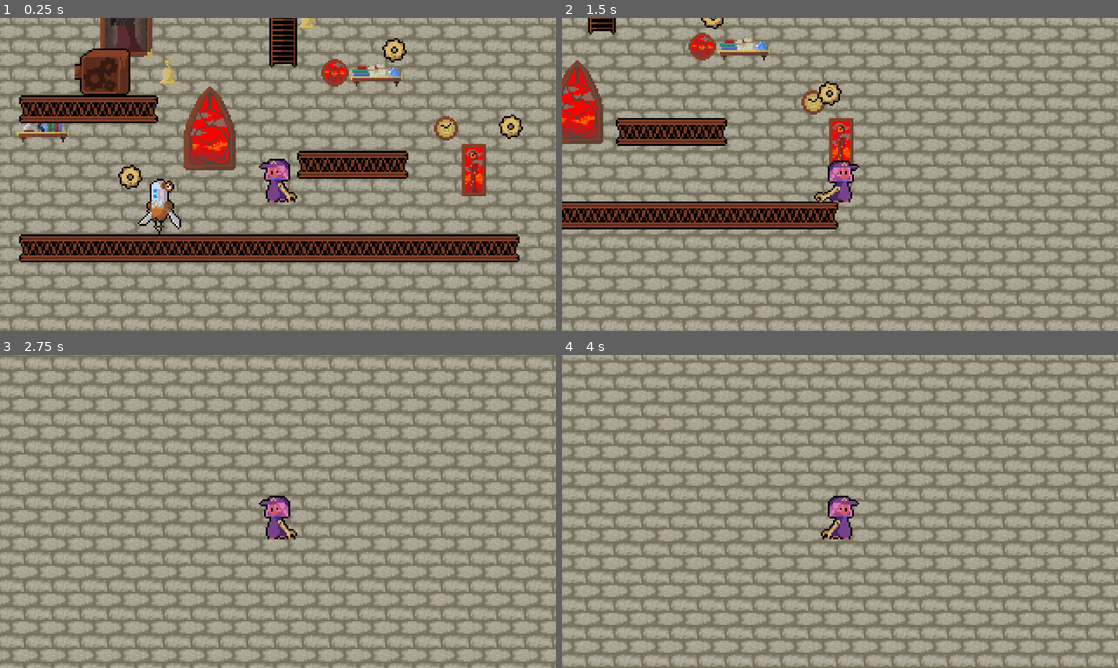
Above: before the commit, frames 1-4 (two rows, left to right).
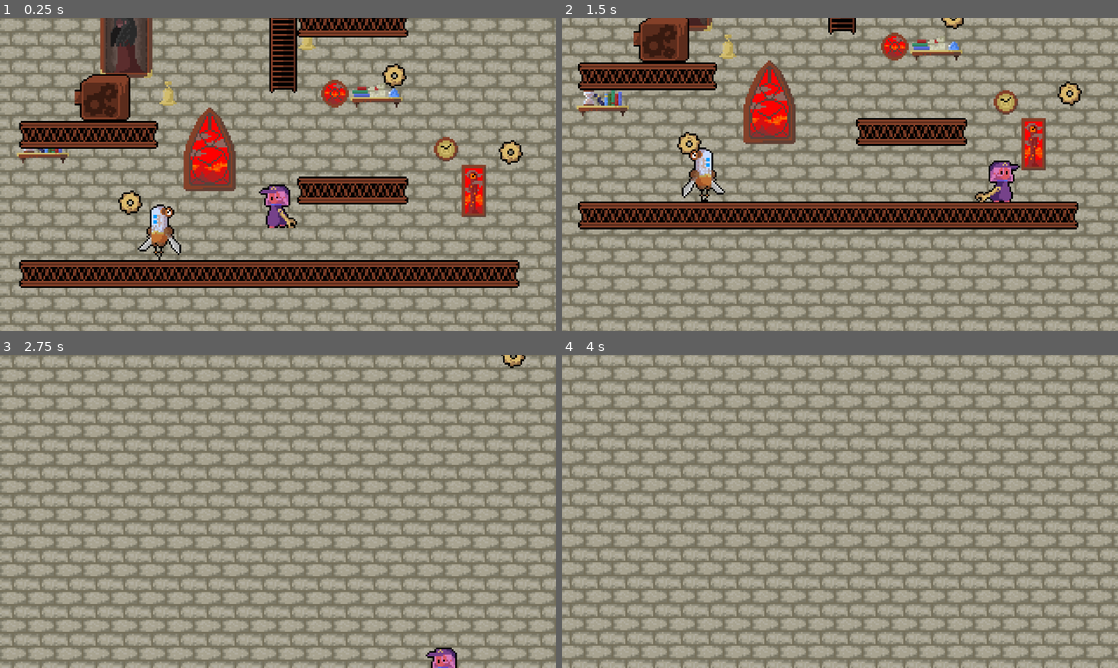
Above: after the commit, the same moments.

Repository: KingKiwiThe5th/Countdown
Game: Godot game, scene res://Scenes/main.tscn
Same seed, same stepped clock (60 frames per second), same inputs: the game is played once before the commit and once after it.
Inputs:
- Up to frame 1 (0.25 s): no input
- Up to frame 2 (1.5 s): hold W (climb) 0.53-1.28 s; hold D (right) from 0.53 s (still down); tap Space (jump) at 0.77 s; tap E (select) at 1.35 s
- Up to frame 3 (2.75 s): tap Space (jump) at 1.52 s; release D (right) at 2.03 s; hold A (left) from 2.03 s (still down); hold W (climb) from 2.03 s (still down)
- Up to frame 4 (4 s): release A (left) at 2.78 s; release W (climb) at 2.78 s; hold D (right) from 2.78 s (still down); tap E (select) at 2.85 s; tap Space (jump) at 3.02, 3.77 s; hold W (climb) from 3.53 s (still down)

The runs differ from the first frame. In frame 1, 76% of the frame differs, in the area x 0-100%, y 0-100%; in frame 2, 36%; in frame 3, 50%; in frame 4, 68%.

Commit message:
camera movement

Diff:
--- a/Scenes/lift.tscn
+++ b/Scenes/lift.tscn
@@ -1,17 +1,10 @@
-[gd_scene load_steps=6 format=3 uid="uid://cqmeov0x16lyn"]
+[gd_scene load_steps=5 format=3 uid="uid://cqmeov0x16lyn"]
 
 [ext_resource type="Script" uid="uid://betrnepej5qm7" path="res://Scripts/lift.gd" id="1_5wue2"]
 [ext_resource type="Texture2D" uid="uid://b1fypowf5877w" path="res://Assets/Lift.png" id="2_5wue2"]
 
 [sub_resource type="RectangleShape2D" id="RectangleShape2D_5wue2"]
 size = Vector2(46, 6)
-
-[sub_resource type="GDScript" id="GDScript_5wue2"]
-script/source = "extends Area2D
-
-func _on_body_entered(body: Node2D) -> void:
-	pass # Replace with function body.
-"
 
 [sub_resource type="RectangleShape2D" id="RectangleShape2D_ct4xn"]
 size = Vector2(47, 10)
@@ -28,7 +21,6 @@
 one_way_collision = true
 
 [node name="playerDetector" type="Area2D" parent="."]
-script = SubResource("GDScript_5wue2")
 
 [node name="CollisionShape2D" type="CollisionShape2D" parent="playerDetector"]
 position = Vector2(0.5, -5)
--- a/Scenes/player.tscn
+++ b/Scenes/player.tscn
@@ -1,7 +1,8 @@
-[gd_scene load_steps=21 format=3 uid="uid://dwlp3h7xxs7me"]
+[gd_scene load_steps=22 format=3 uid="uid://dwlp3h7xxs7me"]
 
 [ext_resource type="Script" uid="uid://wrs7jhmfh8lm" path="res://Scripts/player.gd" id="1_cvnsp"]
 [ext_resource type="Texture2D" uid="uid://fj4rossy466n" path="res://Assets/felicityAnimations-Sheet.png" id="2_cvnsp"]
+[ext_resource type="Script" uid="uid://ugvoq25ruvb5" path="res://Scripts/camera.gd" id="3_6t5aa"]
 
 [sub_resource type="AtlasTexture" id="AtlasTexture_6t5aa"]
 atlas = ExtResource("2_cvnsp")
@@ -158,3 +159,6 @@
 shape = SubResource("RectangleShape2D_cvnsp")
 
 [node name="Camera2D" type="Camera2D" parent="."]
+position_smoothing_enabled = true
+position_smoothing_speed = 8.0
+script = ExtResource("3_6t5aa")
--- /dev/null
+++ b/Scripts/camera.gd
@@ -0,0 +1,9 @@
+extends Camera2D
+
+var locked_x: float
+
+func _ready():
+	locked_x = global_position.x
+
+func _process(_delta):
+	global_position.x = locked_x
--- a/Scripts/lift.gd
+++ b/Scripts/lift.gd
@@ -5,12 +5,15 @@
 @export var lift_id: int
 @onready var base_position = position
 
+var unlocked
+
 func _ready() -> void:
 	Countdown.lifts.append(self)
 
 func move():
 	var tween = create_tween()
 	tween.tween_property(self,"position",target,time)
+	unlocked = true
 	moved = true
 
 var moved = false
@@ -28,5 +31,6 @@
 func _on_player_detector_body_exited(body: Node2D) -> void:
 	if body.name == "Player":
 		player_on = false
-		var tween = create_tween()
-		tween.tween_property(self,"position",target,time)
+		if unlocked:
+			var tween = create_tween()
+			tween.tween_property(self,"position",target,time)
--- a/Scripts/player.gd
+++ b/Scripts/player.gd
@@ -4,7 +4,7 @@
 @onready var animation: AnimatedSprite2D = $Animation
 
 # Constants for movement physics
-const SPEED = 150.0
+const SPEED = 100.0
 const JUMP_VELOCITY = -400.0
 const ACCELERATION := 50
 const DECELERATION := 100
Not shown, added: Scripts/camera.gd.uid
